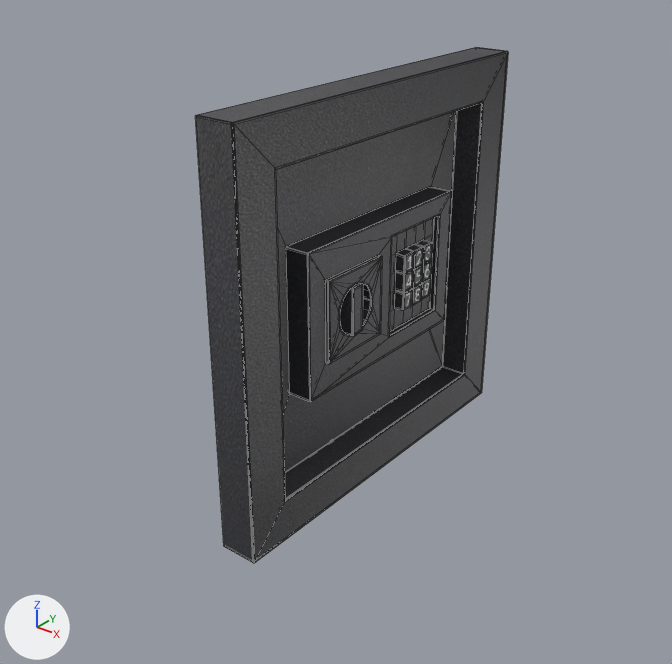
The Blender file blender/safe_door.blend: old version first, new version second.
One viewpoint serves both versions: a 50 mm lens placed at (2.46, -2.38, 1.78), pointed at (-0.13, 0.86, -0.22). Lighting does not change. The marker at lower left points along +X, +Y and +Z. Mesh edges are drawn as thin lines.
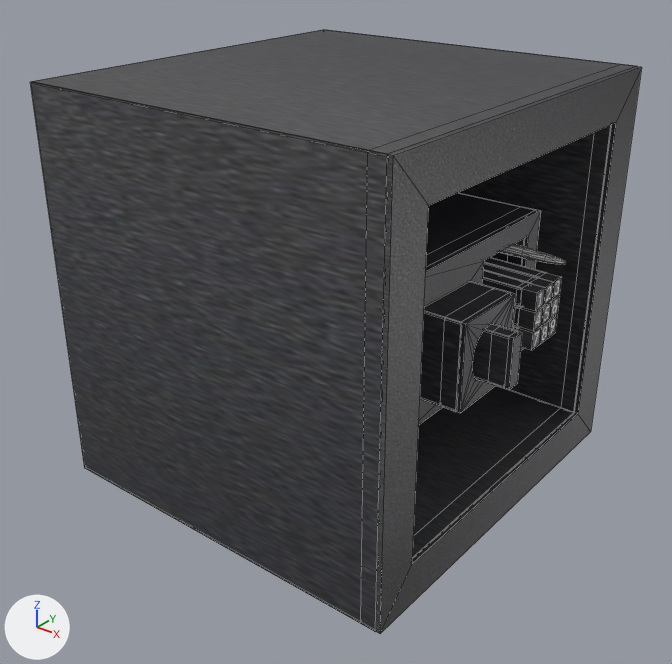
Patch to the scene script:
```diff
--- a/blender/safe_door.blend.py
+++ b/blender/safe_door.blend.py
@@ mat_led @@
+mat_led = principled_material('LED')
+mat_led.base_color = (1.0, 1.0, 1.0)  # white #ffffff
@@ me_cube_221 @@
 # used by ob_cube_202; location = (0.0, 0.0, 0.0); scale = (0.1, 1.0, 1.0)
-me_cube_221.from_pydata(...)  # 912 vertices, 739 faces; spans x -1.14..0.91, y 0.0..2.01, z -1.0..1.0
+me_cube_221.from_pydata(...)  # 1184 vertices, 1037 faces; spans x -1.14..0.91, y 0.0..2.01, z -1.0..1.0
+# me_cube_221 part 1: a new loose piece of 272 vertices spanning x -0.45..0.78, y 1.38..1.43, z 0.17..0.23, in mat_led (white #ffffff)
 me_cube_221.materials.append(mat_safemetal)
+me_cube_221.materials.append(mat_led)  # white #ffffff
@@ ob_cube_202 @@
 ob_cube_202.location = (0.0, 0.0, 0.0)
-ob_cube_202.scale = (0.1, 1.0, 1.0)
```

Changed parts and their boxes [x1, y1, x2, y2] in the pictures (672 x 664 px):
'Cube.202', reshaped, rescaled (96% wider, 17% taller): before [196, 47, 508, 563]; after [30, 30, 642, 634]
part 1 of me_cube_221, added: after [500, 244, 566, 264]
